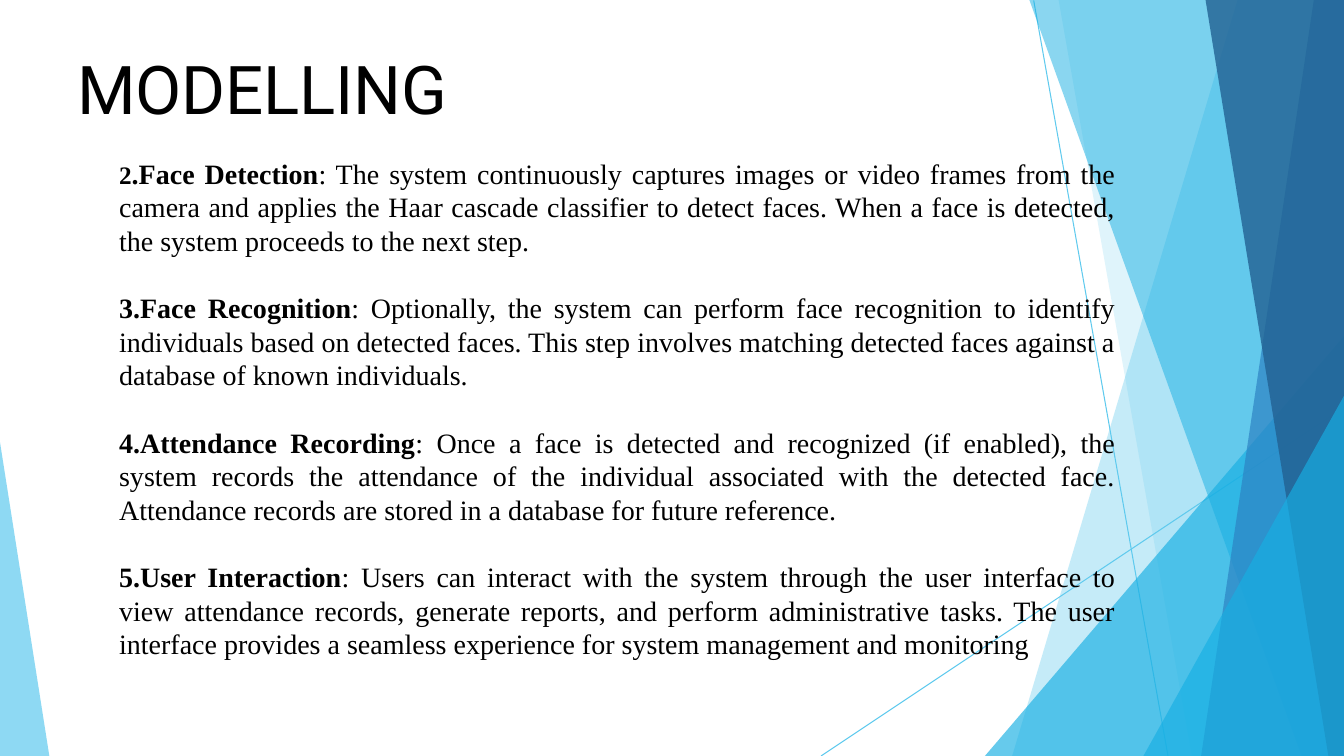
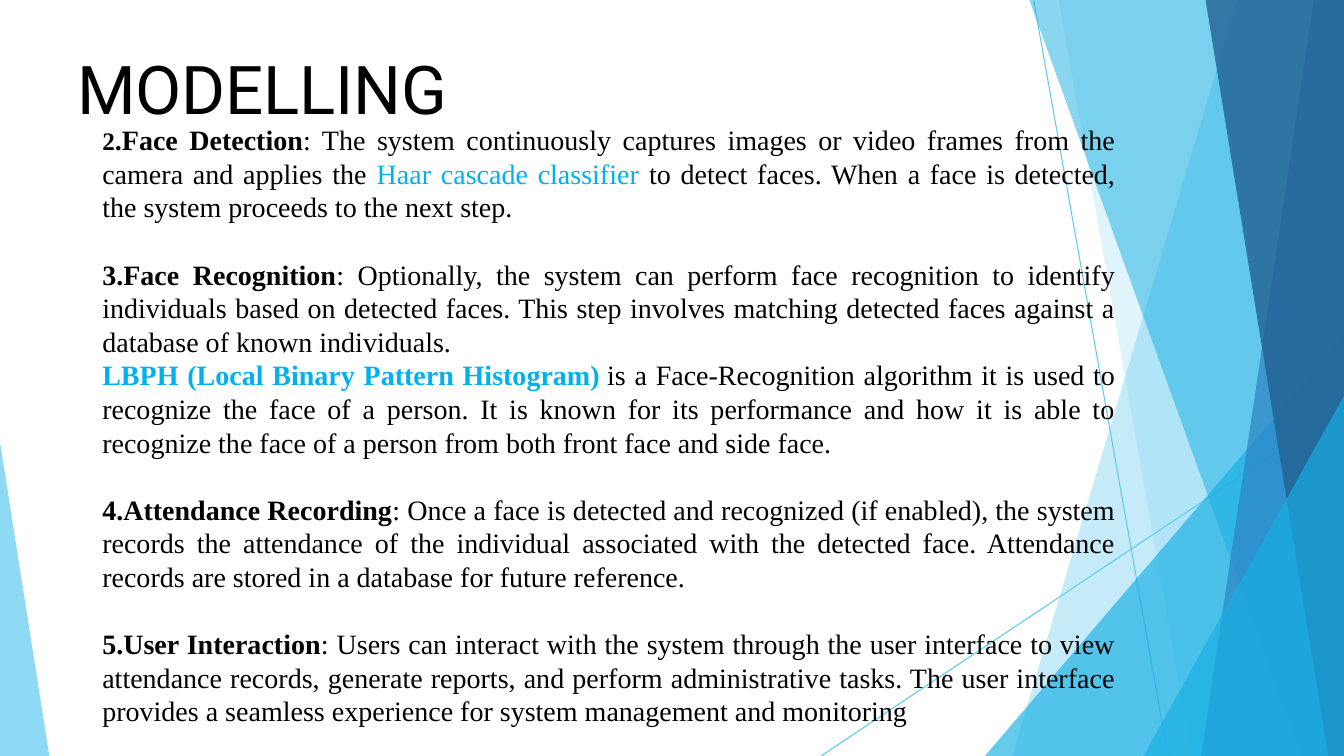
Before and after one commit to SHERLYPERSISVINSTA924/TNSDC_Generative-AI, a slide deck: slide 10 of facerecognition.pptx. Drawn at 1344x756 pixels with LibreOffice and Linux fonts; fonts in the diff are those of the drawing. Boxes give left, top, right and bottom in pixels: in the first picture for what was removed or moved away, otherwise in the second. Text is boxed around its words. In the diff, an @@ line names an element or a change of style, - is before the commit and + after.

```diff
--- a/facerecognition.pptx
+++ b/facerecognition.pptx
@@ text "2.Face Detection: The system continuously ...": place and size @@
-text "2.Face Detection: The system continuously ..." at (119,162,1115,660)
+text "2.Face Detection: The system continuously ..." at (102,129,1115,727)
@@ text at (102,129,1115,223): text colour #000000 to #00B0F0 in "Haar cascade classifier" @@
@@ text at (102,364,1115,458): paragraph added @@
+LBPH (Local Binary Pattern Histogram) is a Face-Recognition algorithm it is used to recognize the face of a person. It is known for its performance and how it is able to recognize the face of a person from both front face and side face.
```
Also in this commit, not shown: 1 other slide changed.
